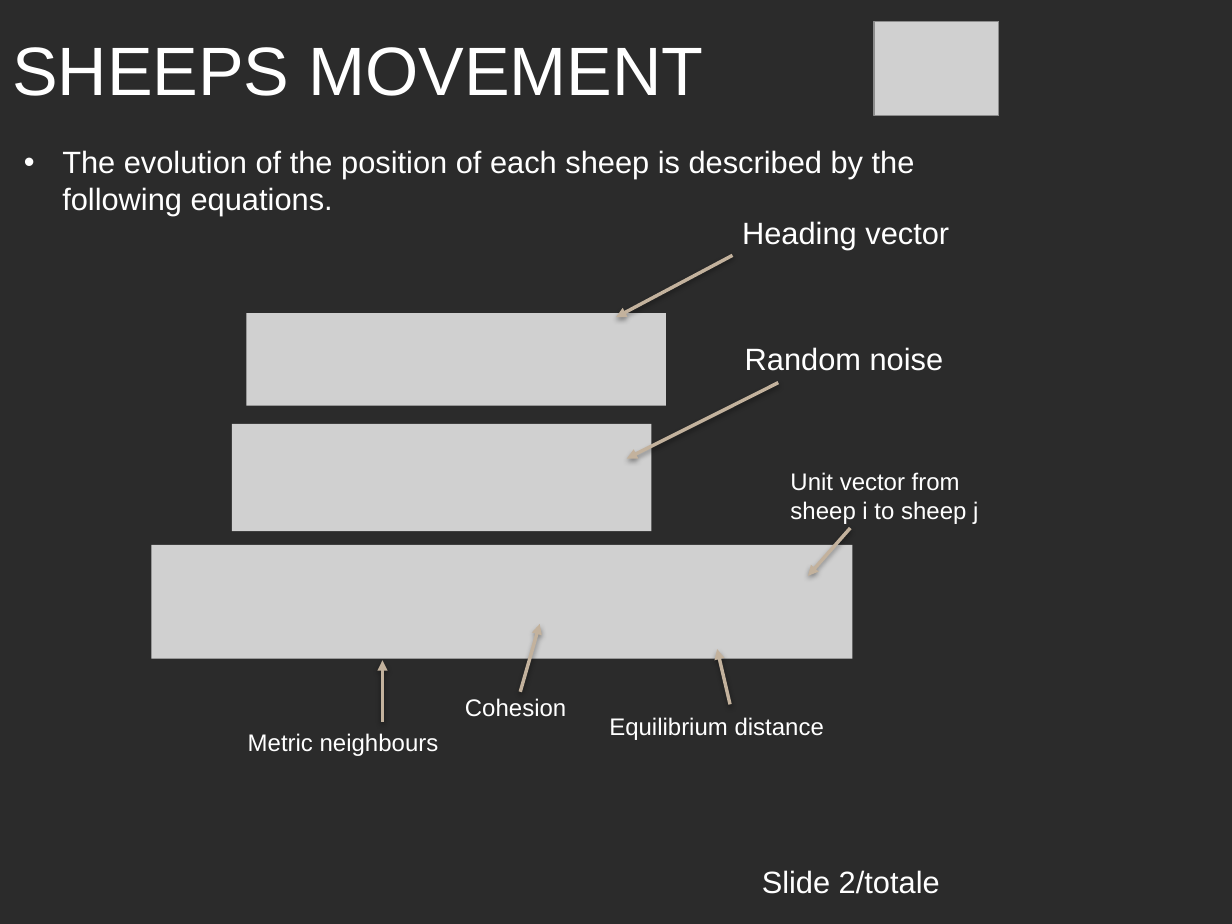
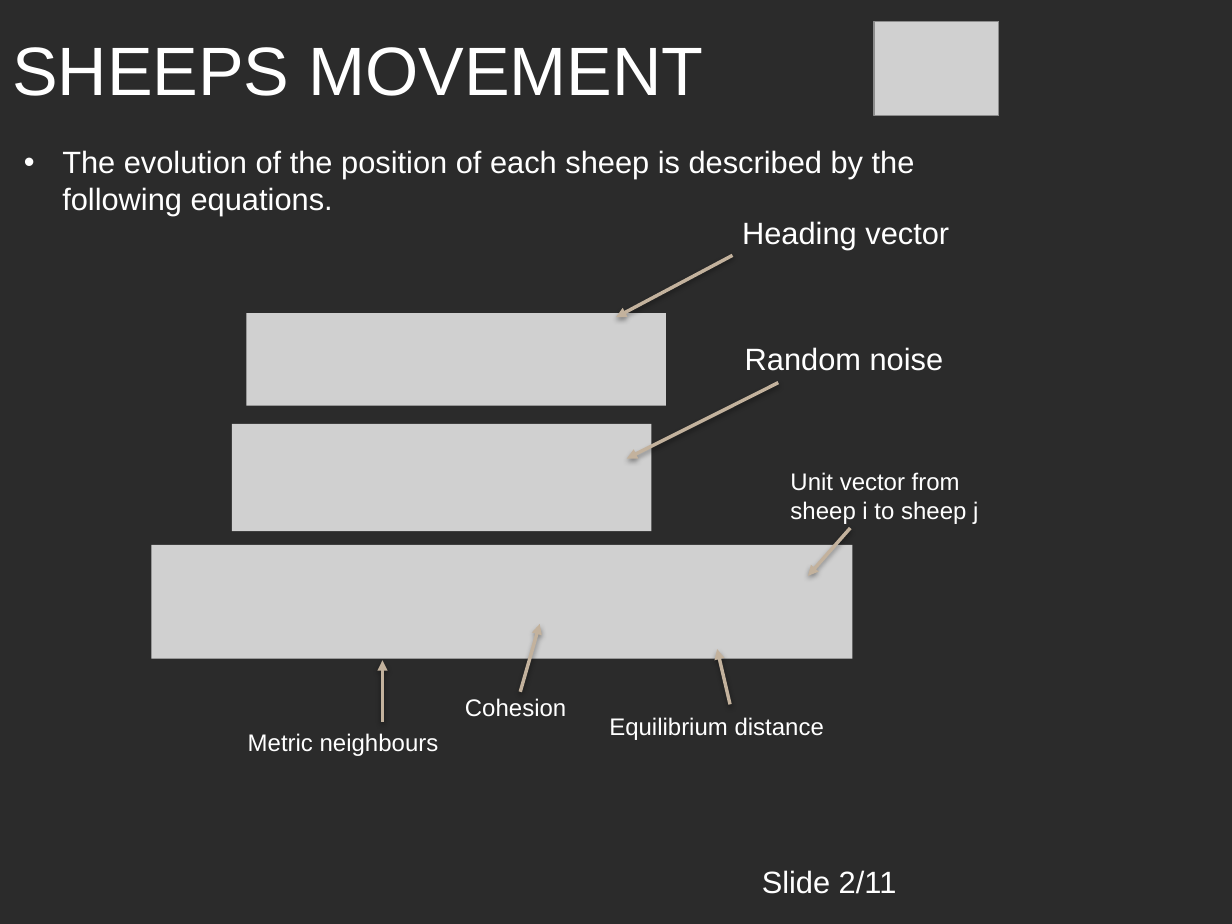
Before and after one commit to LorenzoCurcio/Progetto-ACTAM, a slide deck: slide 3 of Presentazione.pptx. Drawn at 1232x924 pixels with LibreOffice and Linux fonts; fonts in the diff are those of the drawing; grey boxes stand for pictures; background and template pictures are left out; a plain dark background stands for a picture behind light text. Boxes give left, top, right and bottom in pixels: in the first picture for what was removed or moved away, otherwise in the second. Text is boxed around its words. In the diff, an @@ line names an element or a change of style, - is before the commit and + after.

```diff
--- a/Presentazione.pptx
+++ b/Presentazione.pptx
@@ text at box(762, 870, 897, 894): text changed @@
-Slide 2/totale
+Slide 2/11
```
Also in this commit, not shown: 8 other slides changed, 2 slides added, 2 slides removed, 1 other file.
